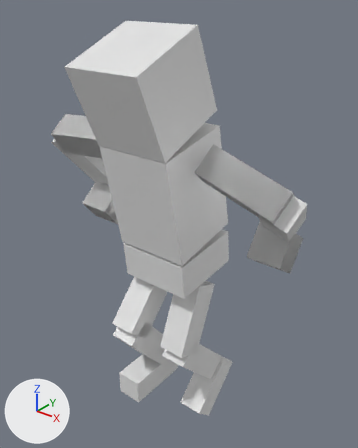
The Blender file Robot1.blend, before and after one commit.
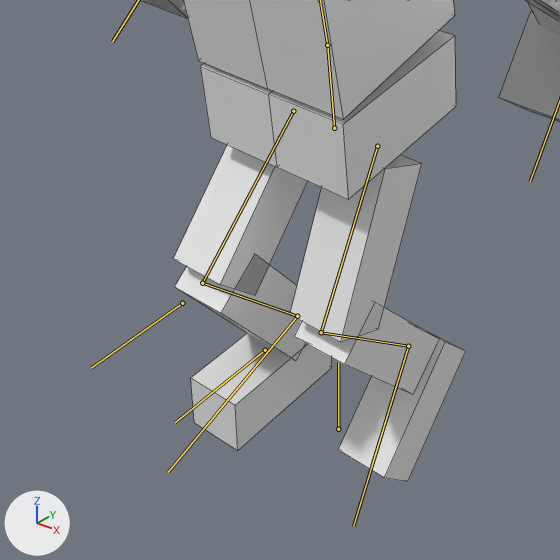
Old and new are each drawn whole from a 50 mm camera at (7.38, -9.29, 1.29) aimed at (0.01, -0.08, -4.43) and again close up on the part from 11% to 76% of the width and 48% to 100% of the height. Lighting does not change. The marker at lower left points along +X, +Y and +Z. Both versions are drawn at frame 8 of the action 'Run'; the numbers are the values there. The bones that bend it are drawn over the model as lines in the close-ups. The close-ups show mesh edges as thin lines.
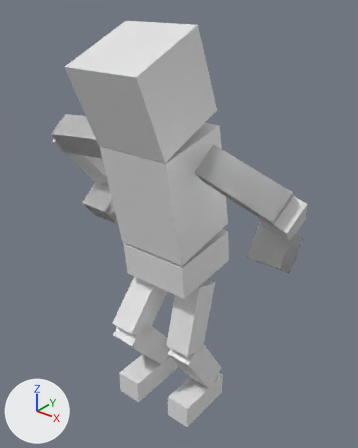
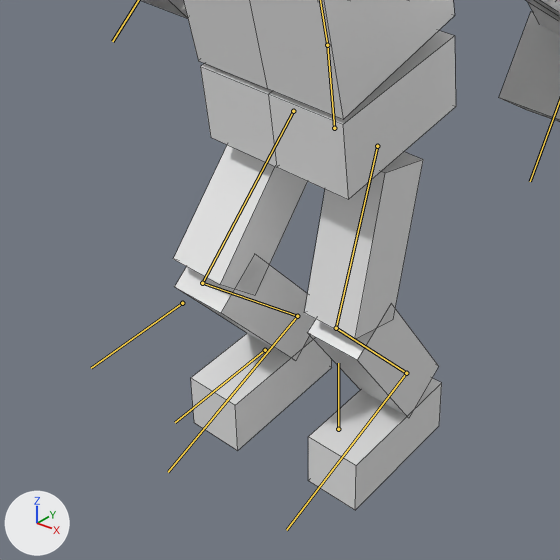
What differs and where, as boxes (x1, y1, x2, y2) in the close-ups (560 x 560 px):
'Cube', posed: before (141, 0, 560, 482); after (141, 0, 560, 510)
bone 'FootIK.L', root to tip: before (408, 346) to (353, 526); after (406, 373) to (286, 530)

The change in detail:
Bone 'FootIK.L' (bone_footik_l) moves from (0.0, -0.64, -0.27) to (0.0, -0.49, 0.13).
Bone 'FootIK.L' (bone_footik_l) turns from (46, 0, 0) to (-1, 0, 0) degrees about its own x, y and z.
